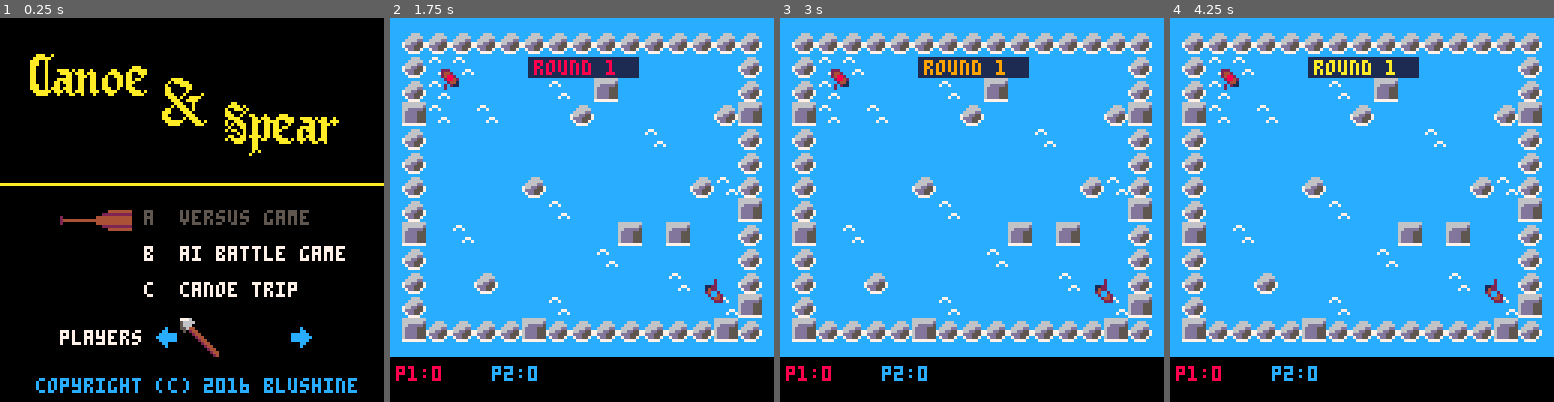
Above: before the commit, frames 1-4 (left to right).
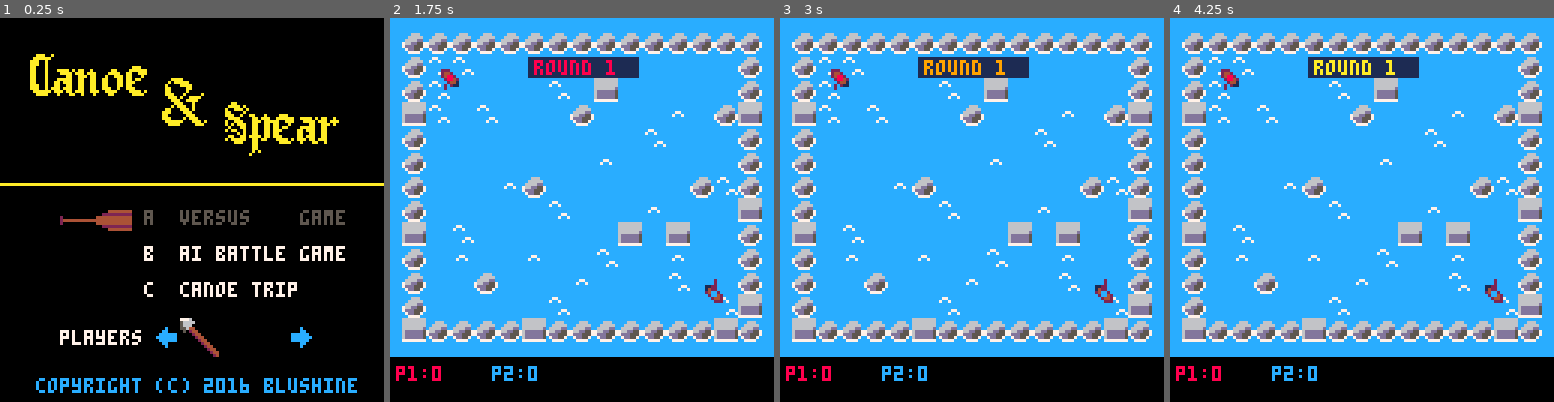
Above: after the commit, the same moments.

Repository: BluShine/CANOE-AND-SPEAR
Game: PICO-8 cartridge canoe-and-spear.p8
Same seed, same stepped clock (60 frames per second), same inputs: the game is played once before the commit and once after it.
Inputs:
- Up to frame 1 (0.25 s): no input
- Up to frame 2 (1.75 s): tap X (X key) at 0.33, 1.07 s; tap O (Z key) at 0.7, 1.7 s; hold Right from 1.6 s (still down)
- Up to frame 3 (3 s): tap X (X key) at 1.85, 2.97 s; release Right at 2.1 s; tap O (Z key) at 2.1, 2.5, 2.9 s; hold Up 2.15-2.42 s; hold Right from 2.47 s (still down)
- Up to frame 4 (4.25 s): release Right at 3.03 s; hold Left 3.08-3.58 s; tap O (Z key) at 3.3, 3.7, 4.1 s; hold Down 3.63-3.97 s; hold Right from 4.02 s (still down); tap X (X key) at 4.08 s

The runs differ from the first frame. In frame 1, 0.4% of the frame differs, in the area x 68-90%, y 50-54%; in frame 2, 1.5%, in the area x 3-97%, y 16-84%; in frame 3, 1.5%; in frame 4, 1.5%.

Commit message:
Made more levels and tiles
Made some additional levels and tiles.

Diff:
--- a/canoe-and-spear.p8
+++ b/canoe-and-spear.p8
@@ -5,6 +5,12 @@
 -- by blushine
 -- collisions from collision demo
 -- by zep
+
+
+--x and y map coords
+--for each lvl
+lvlsx = {0,0}
+lvlsy = {0,13}
 
 canoes = {} --all the canoes
 spears = {} --all the spears
@@ -20,7 +26,7 @@
 -- 0:title, 1:battle, 2:vs ai
 -- 3:trip 4:gameover
 players = 1
-level = 0
+lvl = 1
 round = 1
 rtime = 0
 ended = false
@@ -202,6 +208,7 @@
 
  init_players()
  if(mode == 2) then
+  lvl = round
   init_ais(8)
  end
 end
@@ -213,7 +220,8 @@
 function solid(x, y)
 
  -- grab the cell value
- val=mget(flr((x-4)/8), flr((y-4)/8))
+ val=mget(lvlsx[lvl]+flr((x-4)/8),
+  lvlsy[lvl]+flr((y-4)/8))
 
  -- check if flag 1 is set (the
  -- orange toggle button in the
@@ -607,7 +615,8 @@
  elseif(lose)then bcol = 8
  elseif(ended) then bcol = 7 end
  rectfill(0,0,128,112,bcol)
- map(0,0,4,4,15,13)
+ map(lvlsx[lvl],lvlsy[lvl],4,4,
+  lvlsx[lvl]+15,lvlsy[lvl]+13)
  foreach(canoes,draw_canoe)
  foreach(spears,draw_spear)
  foreach(effects,draw_effect)
@@ -641,7 +650,7 @@
  spr(88, 83, 39)
  line(0, 55, 200, 55, 10)
  -- game modes
- print("a  versus game", 48, 64,
+ print("a  versus    game", 48, 64,
   7 - (players == 1 and 2 or 0))
   --gray out if 1p
  print("b  ai battle game", 48, 76, 7)
@@ -695,14 +704,14 @@
 end
 
 __gfx__
-00000000bbbbbbbbcccccccc66666666cccccccccccccccc99999999aaaaaaaa7777777700000000000000000000000000000000000000000000000000000000
-00000000bbbbbbbbccc666cc6666666dcccccccccc77cccc99999999aaaaaaaa7777777700000000000000000000000000000000000000000000000000000000
-00000000bbbbbbbbcc66666c66ddddd5ccccccccc7cc7ccc99999999aaaaaaaa7777777700000000000000000000000000000000000000000000000000000000
-00000000bbbbbbbbc6666ddc6dddd555cccccccccccccccc99999999aaaaaaaa7777777700000000000000000000000000000000000000000000000000000000
-00000000bbbbbbbb766dd5576dddd555cccccccccccccccc99999999aaaaaaaa7777777700000000000000000000000000000000000000000000000000000000
-00000000bbbbbbbb7ddd55576dddd555ccccccccccccc77c99999999aaaaaaaa7777777700000000000000000000000000000000000000000000000000000000
-00000000bbbbbbbbc7dd557c6dddd555cccccccccccc7cc799999999aaaaaaaa7777777700000000000000000000000000000000000000000000000000000000
-00000000bbbbbbbbcc7777cc77777777cccccccccccccccc99999999aaaaaaaa7777777700000000000000000000000000000000000000000000000000000000
+00000000bbbbbbbbcccccccc66666666cccccccccccccccccccccccc6666666666666666ccc6dcccc666666c6666666600000000000000000000000000000000
+00000000bbbbbbbbccc666cc66666666cccccccccc77cccccccccccc666666666dd66dd6cc6d5dcc6dddddd5dddddddd00000000000000000000000000000000
+00000000bbbbbbbbcc66666c66666666ccccccccc7cc7ccccccccccc6666666666666666c6dd55dc6dd55dd5556dd55500000000000000000000000000000000
+00000000bbbbbbbbc6666ddc6666666dccccccccccccccccccc77ccc6666666d6666666d6ddd555d6d5cc6d5cc6dd5cc00000000000000000000000000000000
+00000000bbbbbbbb766dd5576dddddd5cccccccccccccccccc7cc7cc6dddddd56dddddd5dddd55556d5cc6d5cc6dd5cc00000000000000000000000000000000
+00000000bbbbbbbb7ddd55576dddddd5ccccccccccccc77ccccccccc6dddddd56d5555d57ddd55576d5cc6d5c76dd57c00000000000000000000000000000000
+00000000bbbbbbbbc7dd557c6dddddd5cccccccccccc7cc7cccccccc6dddddd56d5dd5d5c77d577c6d5cc6d5c76dd57c00000000000000000000000000000000
+00000000bbbbbbbbcc7777cc77777777cccccccccccccccccccccccc6dddddd56dddddd5ccc77ccc777cc777cc7777cc00000000000000000000000000000000
 aaaaaaaa000220000000000000000000400000000001100000000000000000000000000000000000000000000000000000000000000000000009900000077000
 a000000a00244200000022200000000000040000000000000000011000000000000050000000000000000550000700000007000000000000009aa90000777700
 a000000a002442000002442002222220001111040000000000000010000000000005550000000000000002500007000000000000000a000009a77a9007777770
@@ -759,19 +768,19 @@
 00000000000000000000000000000000000000000000000000000000000000000000000000000000000000000000000000000000000000000000000000000000
 00000000000000000000000000000000000000000000000000000000000000000000000000000000000000000000000000000000000000000000000000000000
 00000000000000000000000000000000000000000000000000000000000000000000000000000000000000000000000000000000000000000000000000000000
-00000000000000000000000000000000000000000000000000000000000000000000000000000000000000000000000000000000000000000000000000000000
-00000000000000000000000000000000000000000000000000000000000000000000000000000000000000000000000000000000000000000000000000000000
-00000000000000000000000000000000000000000000000000000000000000000000000000000000000000000000000000000000000000000000000000000000
-00000000000000000000000000000000000000000000000000000000000000000000000000000000000000000000000000000000000000000000000000000000
-00000000000000000000000000000000000000000000000000000000000000000000000000000000000000000000000000000000000000000000000000000000
-00000000000000000000000000000000000000000000000000000000000000000000000000000000000000000000000000000000000000000000000000000000
-00000000000000000000000000000000000000000000000000000000000000000000000000000000000000000000000000000000000000000000000000000000
-00000000000000000000000000000000000000000000000000000000000000000000000000000000000000000000000000000000000000000000000000000000
-00000000000000000000000000000000000000000000000000000000000000000000000000000000000000000000000000000000000000000000000000000000
-00000000000000000000000000000000000000000000000000000000000000000000000000000000000000000000000000000000000000000000000000000000
-00000000000000000000000000000000000000000000000000000000000000000000000000000000000000000000000000000000000000000000000000000000
-00000000000000000000000000000000000000000000000000000000000000000000000000000000000000000000000000000000000000000000000000000000
-00000000000000000000000000000000000000000000000000000000000000000000000000000000000000000000000000000000000000000000000000000000
+20404040404040404040404040402000000000000000000000000000000000000000000000000000000000000000000000000000000000000000000000000000
+00000000000000000000000000000000000000000000000000000000000000000000000000000000000000000000000000000000000000000000000000000000
+20404040404040404040404040402000000000000000000000000000000000000000000000000000000000000000000000000000000000000000000000000000
+00000000000000000000000000000000000000000000000000000000000000000000000000000000000000000000000000000000000000000000000000000000
+20404040404040404040404040402000000000000000000000000000000000000000000000000000000000000000000000000000000000000000000000000000
+00000000000000000000000000000000000000000000000000000000000000000000000000000000000000000000000000000000000000000000000000000000
+20404040404040404040404040402000000000000000000000000000000000000000000000000000000000000000000000000000000000000000000000000000
+00000000000000000000000000000000000000000000000000000000000000000000000000000000000000000000000000000000000000000000000000000000
+20404040404040404040404040402000000000000000000000000000000000000000000000000000000000000000000000000000000000000000000000000000
+00000000000000000000000000000000000000000000000000000000000000000000000000000000000000000000000000000000000000000000000000000000
+20404040404040404040404040402000000000000000000000000000000000000000000000000000000000000000000000000000000000000000000000000000
+00000000000000000000000000000000000000000000000000000000000000000000000000000000000000000000000000000000000000000000000000000000
+20202020202020202020202020202000000000000000000000000000000000000000000000000000000000000000000000000000000000000000000000000000
 00000000000000000000000000000000000000000000000000000000000000000000000000000000000000000000000000000000000000000000000000000000
 00000000000000000000000000000000000000000000000000000000000000000000000000000000000000000000000000000000000000000000000000000000
 00000000000000000000000000000000000000000000000000000000000000000000000000000000000000000000000000000000000000000000000000000000
@@ -824,168 +833,168 @@
 00000000000000000000000000000000000000000000000000000000000000000000000000000000000000000000000000000000000000000000000000000000
 00000000000000000000000000000000000000000000000000000000000000000000000000000000000000000000000000000000000000000000000000000000
 __gff__
-0002020200000000000000000000000000000000000000000000000000000000000000000000000000000000000000000000000000000000000000000000000000000000000000000000000000000000000000000000000000000000000000000000000000000000000000000000000000000000000000000000000000000000
+0002020200000402020202020000000000000000000000000000000000000000000000000000000000000000000000000000000000000000000000000000000000000000000000000000000000000000000000000000000000000000000000000000000000000000000000000000000000000000000000000000000000000000
 0000000000000000000000000000000000000000000000000000000000000000000000000000000000000000000000000000000000000000000000000000000000000000000000000000000000000000000000000000000000000000000000000000000000000000000000000000000000000000000000000000000000000000
 __map__
-0202020202020202020202020202024041424344454647004441420000000000000000000000000000000000000000000000000000000000000000000000000000000000000000000000000000000000000000000000000000000000000000000000000000000000000000000000000000000000000000000000000000000000
-0205050404040404040404040404025051525354555657005451590000000000000000000000000000000000000000000000000000000000000000000000000000000000000000000000000000000000000000000000000000000000000000000000000000000000000000000000000000000000000000000000000000000000
-0205040404040504030404040404020000000000000000000000000000000000000000000000000000000000000000000000000000000000000000000000000000000000000000000000000000000000000000000000000000000000000000000000000000000000000000000000000000000000000000000000000000000000
-0305040504040402040404040402030000000000000000000000000000000000000000000000000000000000000000000000000000000000000000000000000000000000000000000000000000000000000000000000000000000000000000000000000000000000000000000000000000000000000000000000000000000000
-0204040404040404040405040404020000000000000000000000000000000000000000000000000000000000000000000000000000000000000000000000000000000000000000000000000000000000000000000000000000000000000000000000000000000000000000000000000000000000000000000000000000000000
+0202020202020202020202020202024041424344454647004441420000000707030203020202020202020207070202020202020202020202020202020000000000000000000000000000000000000000000000000000000000000000000000000000000000000000000000000000000000000000000000000000000000000000
+0205050404040404040404040404025051525354555657005451590000000707050404040505050404040507070204040404040404040404040404020000000000000000000000000000000000000000000000000000000000000000000000000000000000000000000000000000000000000000000000000000000000000000
+0205040404040504030404040404020202020203020202020202020203020204040404040404040404060405020204040404040404040404040404020000000000000000000000000000000000000000000000000000000000000000000000000000000000000000000000000000000000000000000000000000000000000000
+0305040504040402040404060402030205050404040404040405040404020205050404040404050404040404020204040404040404040404040404020000000000000000000000000000000000000000000000000000000000000000000000000000000000000000000000000000000000000000000000000000000000000000
+0204040404040404040405040404020204040404040404060404060405020204040404040904040404050404020204040404040404040404040404020000000000000000000000000000000000000000000000000000000000000000000000000000000000000000000000000000000000000000000000000000000000000000
+0204040404040404060404040404020204040405040404050404040404020305040404040505040404040404020204040404040404040404040404020000000000000000000000000000000000000000000000000000000000000000000000000000000000000000000000000000000000000000000000000000000000000000
+020404040602040404040404020502070504070b0b0b0b0b0b0b070504070204040404040707040904040406070204040404040404040404040404020000000000000000000000000000000000000000000000000000000000000000000000000000000000000000000000000000000000000000000000000000000000000000
+0204040404040504040406040404030704040704040404040404070404070204040509060303040405040404030204040404040404040404040404020000000000000000000000000000000000000000000000000000000000000000000000000000000000000000000000000000000000000000000000000000000000000000
+0304050404040404040304030404020704040704040404040404070404070206040404050404040404040604020204040404040404040404040404020000000000000000000000000000000000000000000000000000000000000000000000000000000000000000000000000000000000000000000000000000000000000000
+020406040406040405040406040402030604030b0b0b0b0b0b0b030506030204050406040409050404040404020204040404040404040404040404020000000000000000000000000000000000000000000000000000000000000000000000000000000000000000000000000000000000000000000000000000000000000000
+0204040204040406040404050404020204040504040504040405050404020204040404040405040406040405020204040404040404040404040404020000000000000000000000000000000000000000000000000000000000000000000000000000000000000000000000000000000000000000000000000000000000000000
+0204040404040504040404040405030204040404040404040404040404020707040405040406040404050507070204040404040404040404040404020000000000000000000000000000000000000000000000000000000000000000000000000000000000000000000000000000000000000000000000000000000000000000
+0302020202030202020202020203020204040604040604060404060405020707020202020302020202020207070202020202020202020202020202020000000000000000000000000000000000000000000000000000000000000000000000000000000000000000000000000000000000000000000000000000000000000000
+0202030202020203020202020302020205040404050404050504040505030202020202020202020202020202020202020202020202020202020202020000000000000000000000000000000000000000000000000000000000000000000000000000000000000000000000000000000000000000000000000000000000000000
+0204040404050402040404040404020302020302020302020202020302020204040404040404040404040404020204040404040404040404040404020000000000000000000000000000000000000000000000000000000000000000000000000000000000000000000000000000000000000000000000000000000000000000
+0204040404040404050404040604020202020202020202020202020202020204040404040404040404040404020204040404040404040404040404020000000000000000000000000000000000000000000000000000000000000000000000000000000000000000000000000000000000000000000000000000000000000000
+0304040504040404040404040404070204040404040404040404040404020204040404040404040404040404020204040404040404040404040404020000000000000000000000000000000000000000000000000000000000000000000000000000000000000000000000000000000000000000000000000000000000000000
+0204040404060407040604040405030204040404040404040404040404020204040404040404040404040404020204040404040404040404040404020000000000000000000000000000000000000000000000000000000000000000000000000000000000000000000000000000000000000000000000000000000000000000
+0204040404040507040404040505020204040404040404040404040404020204040404040404040404040404020204040404040404040404040404020000000000000000000000000000000000000000000000000000000000000000000000000000000000000000000000000000000000000000000000000000000000000000
+0303040604030307030304060402020204040404040404040404040404020204040404040404040404040404020204040404040404040404040404020000000000000000000000000000000000000000000000000000000000000000000000000000000000000000000000000000000000000000000000000000000000000000
+0204040404050507040405040404020204040404040404040404040404020204040404040404040404040404020204040404040404040404040404020000000000000000000000000000000000000000000000000000000000000000000000000000000000000000000000000000000000000000000000000000000000000000
+0204040404060503040604040404020204040404040404040404040404020204040404040404040404040404020204040404040404040404040404020000000000000000000000000000000000000000000000000000000000000000000000000000000000000000000000000000000000000000000000000000000000000000
+0204040404040405040404040405020204040404040404040404040404020204040404040404040404040404020204040404040404040404040404020000000000000000000000000000000000000000000000000000000000000000000000000000000000000000000000000000000000000000000000000000000000000000
+0204060404040404040404040604030204040404040404040404040404020204040404040404040404040404020204040404040404040404040404020000000000000000000000000000000000000000000000000000000000000000000000000000000000000000000000000000000000000000000000000000000000000000
+0205040504040507040404050504020204040404040404040404040404020204040404040404040404040404020204040404040404040404040404020000000000000000000000000000000000000000000000000000000000000000000000000000000000000000000000000000000000000000000000000000000000000000
+0702030202020207020203030202020204040404040404040404040404020202020202020202020202020202020202020202020202020202020202020000000000000000000000000000000000000000000000000000000000000000000000000000000000000000000000000000000000000000000000000000000000000000
+0202020202020202020202020202020204040404040404040404040404020000000000000000000000000000000000000000000000000000000000000000000000000000000000000000000000000000000000000000000000000000000000000000000000000000000000000000000000000000000000000000000000000000
+0204040404040404040404040404020202020202020202020202020202020000000000000000000000000000000000000000000000000000000000000000000000000000000000000000000000000000000000000000000000000000000000000000000000000000000000000000000000000000000000000000000000000000
 0204040404040404040404040404020000000000000000000000000000000000000000000000000000000000000000000000000000000000000000000000000000000000000000000000000000000000000000000000000000000000000000000000000000000000000000000000000000000000000000000000000000000000
-0204040404020404040404040205020000000000000000000000000000000000000000000000000000000000000000000000000000000000000000000000000000000000000000000000000000000000000000000000000000000000000000000000000000000000000000000000000000000000000000000000000000000000
-0204040404040504040404040404030000000000000000000000000000000000000000000000000000000000000000000000000000000000000000000000000000000000000000000000000000000000000000000000000000000000000000000000000000000000000000000000000000000000000000000000000000000000
-0304050404040404040304030404020000000000000000000000000000000000000000000000000000000000000000000000000000000000000000000000000000000000000000000000000000000000000000000000000000000000000000000000000000000000000000000000000000000000000000000000000000000000
-0204040404040404050404040404020000000000000000000000000000000000000000000000000000000000000000000000000000000000000000000000000000000000000000000000000000000000000000000000000000000000000000000000000000000000000000000000000000000000000000000000000000000000
-0204040204040404040404050404020000000000000000000000000000000000000000000000000000000000000000000000000000000000000000000000000000000000000000000000000000000000000000000000000000000000000000000000000000000000000000000000000000000000000000000000000000000000
-0204040404040504040404040405030000000000000000000000000000000000000000000000000000000000000000000000000000000000000000000000000000000000000000000000000000000000000000000000000000000000000000000000000000000000000000000000000000000000000000000000000000000000
-0302020202030202020202020203020000000000000000000000000000000000000000000000000000000000000000000000000000000000000000000000000000000000000000000000000000000000000000000000000000000000000000000000000000000000000000000000000000000000000000000000000000000000
-0000000000000000000000000000000000000000000000000000000000000000000000000000000000000000000000000000000000000000000000000000000000000000000000000000000000000000000000000000000000000000000000000000000000000000000000000000000000000000000000000000000000000000
-0000000000000000000000000000000000000000000000000000000000000000000000000000000000000000000000000000000000000000000000000000000000000000000000000000000000000000000000000000000000000000000000000000000000000000000000000000000000000000000000000000000000000000
-0000000000000000000000000000000000000000000000000000000000000000000000000000000000000000000000000000000000000000000000000000000000000000000000000000000000000000000000000000000000000000000000000000000000000000000000000000000000000000000000000000000000000000
-0000000000000000000000000000000000000000000000000000000000000000000000000000000000000000000000000000000000000000000000000000000000000000000000000000000000000000000000000000000000000000000000000000000000000000000000000000000000000000000000000000000000000000
-0000000000000000000000000000000000000000000000000000000000000000000000000000000000000000000000000000000000000000000000000000000000000000000000000000000000000000000000000000000000000000000000000000000000000000000000000000000000000000000000000000000000000000
-0000000000000000000000000000000000000000000000000000000000000000000000000000000000000000000000000000000000000000000000000000000000000000000000000000000000000000000000000000000000000000000000000000000000000000000000000000000000000000000000000000000000000000
-0000000000000000000000000000000000000000000000000000000000000000000000000000000000000000000000000000000000000000000000000000000000000000000000000000000000000000000000000000000000000000000000000000000000000000000000000000000000000000000000000000000000000000
-0000000000000000000000000000000000000000000000000000000000000000000000000000000000000000000000000000000000000000000000000000000000000000000000000000000000000000000000000000000000000000000000000000000000000000000000000000000000000000000000000000000000000000
-0000000000000000000000000000000000000000000000000000000000000000000000000000000000000000000000000000000000000000000000000000000000000000000000000000000000000000000000000000000000000000000000000000000000000000000000000000000000000000000000000000000000000000
-0000000000000000000000000000000000000000000000000000000000000000000000000000000000000000000000000000000000000000000000000000000000000000000000000000000000000000000000000000000000000000000000000000000000000000000000000000000000000000000000000000000000000000
-0000000000000000000000000000000000000000000000000000000000000000000000000000000000000000000000000000000000000000000000000000000000000000000000000000000000000000000000000000000000000000000000000000000000000000000000000000000000000000000000000000000000000000
-0000000000000000000000000000000000000000000000000000000000000000000000000000000000000000000000000000000000000000000000000000000000000000000000000000000000000000000000000000000000000000000000000000000000000000000000000000000000000000000000000000000000000000
-0000000000000000000000000000000000000000000000000000000000000000000000000000000000000000000000000000000000000000000000000000000000000000000000000000000000000000000000000000000000000000000000000000000000000000000000000000000000000000000000000000000000000000
-0000000000000000000000000000000000000000000000000000000000000000000000000000000000000000000000000000000000000000000000000000000000000000000000000000000000000000000000000000000000000000000000000000000000000000000000000000000000000000000000000000000000000000
-0000000000000000000000000000000000000000000000000000000000000000000000000000000000000000000000000000000000000000000000000000000000000000000000000000000000000000000000000000000000000000000000000000000000000000000000000000000000000000000000000000000000000000
-0000000000000000000000000000000000000000000000000000000000000000000000000000000000000000000000000000000000000000000000000000000000000000000000000000000000000000000000000000000000000000000000000000000000000000000000000000000000000000000000000000000000000000
-0000000000000000000000000000000000000000000000000000000000000000000000000000000000000000000000000000000000000000000000000000000000000000000000000000000000000000000000000000000000000000000000000000000000000000000000000000000000000000000000000000000000000000
-0000000000000000000000000000000000000000000000000000000000000000000000000000000000000000000000000000000000000000000000000000000000000000000000000000000000000000000000000000000000000000000000000000000000000000000000000000000000000000000000000000000000000000
-0000000000000000000000000000000000000000000000000000000000000000000000000000000000000000000000000000000000000000000000000000000000000000000000000000000000000000000000000000000000000000000000000000000000000000000000000000000000000000000000000000000000000000
-…(130 lines of a section not shown)…
+0204040404040404040404040404020000000000000000000000000000000000000000000000000000000000000000000000000000000000000000000000000000000000000000000000000000000000000000000000000000000000000000000000000000000000000000000000000000000000000000000000000000000000
+0204040404040404040404040404020000000000000000000000000000000000000000000000000000000000000000000000000000000000000000000000000000000000000000000000000000000000000000000000000000000000000000000000000000000000000000000000000000000000000000000000000000000000
+0204040404040404040404040404020000000000000000000000000000000000000000000000000000000000000000000000000000000000000000000000000000000000000000000000000000000000000000000000000000000000000000000000000000000000000000000000000000000000000000000000000000000000
+…(130 lines of a section not shown)…
